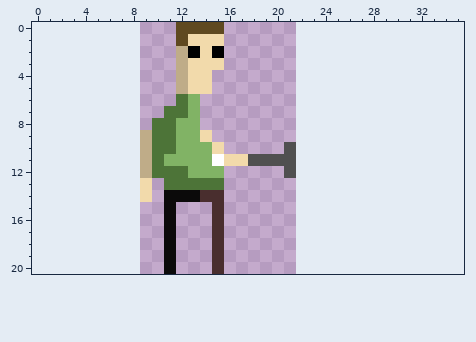
Pixel-art sprite, stored at img/player1.png. Above is the file before it was changed.
The file is 13x21 pixels. The old version is drawn lined up with the new one, on the new canvas.
And afterwards:
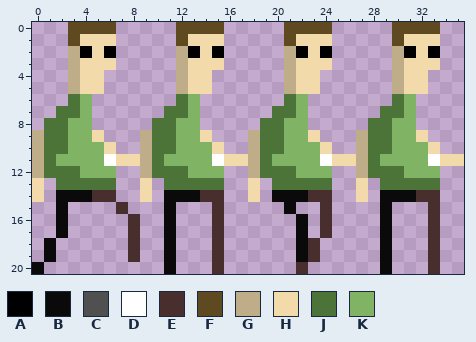
Palette (. is transparent): A #000000  B #0b0a0a  C #505050  D #ffffff  E #492e2e  F #5f4920  G #bfac88  H #f2daab  J #4d7438  K #81b365
Difference:
canvas 13x21 -> 36x21, the old top-left corner now at 9,0
Changed rows in their new state; - is an unchanged pixel.
first column x 0:
 0 ---FFFF--------------FFFF-----FFFF--
 1 ---FHHH--------------FHHH-----FHHH--
 2 ---GAHA--------------GAHA-----GAHA--
 3 ---GHHH--------------GHHH-----GHHH--
 4 ---GHH---------------GHH------GHH---
 5 ---GHH---------------GHH------GHH---
 6 ---JK----------------JK-------JK----
 7 --JJK---------------JJK------JJK----
 8 -JJKK--------------JJKK-----JJKK----
 9 GJJKKH------------GJJKKH---GJJKKH---
10 GJJKKKH-----------GJJKKKH--GJJKKKH--
11 GJKKKKDHH---------GJKKKKDHHGJKKKKDHH
12 GJJJKKK-----------GJJJKKK--GJJJKKK--
13 H-JJJJJ-----------H-JJJJJ--H-JJJJJ--
14 H-BBBEE-----------H-BBBEE--H-BBBEE--
15 --B----E-------------B--E----B---E--
16 --B-----E-------------B-E----B---E--
17 --B-----E-------------B-E----B---E--
18 -B------E-------------BE-----B---E--
19 -B------E-------------BE-----B---E--
20 B---------------------E------B---E--
Pixel boxes of the changes (left, top, right, bottom) in both pictures:
added: (32, 22, 140, 274)
changed: (248, 22, 464, 274)
